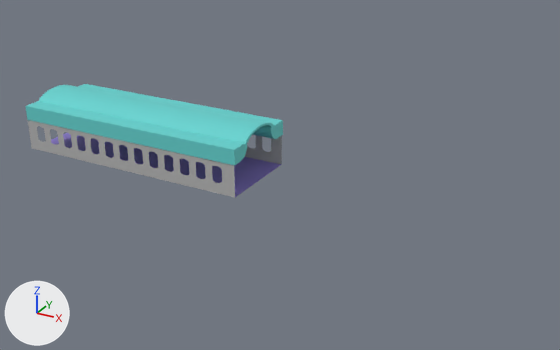
Renders of the OBJ model Assets/plane.obj from each side of a commit.
Both versions are drawn from a camera (50 mm lens) standing at (37.3, -46.5, 24.1) and looking at (11.6, 0.3, 0.7). The lights are fixed; the arrows at lower left show +X, +Y and +Z. Where no turn or scale is listed for an object, it has been applied to the vertices.

Names of what the first picture shows: 'Cylinder.001_Cylinder.002', 'Cylinder.002_Cylinder.003', 'Cylinder_Cylinder.001', 'Plane', 'Plane.001', 'Plane.002_Plane.003'.
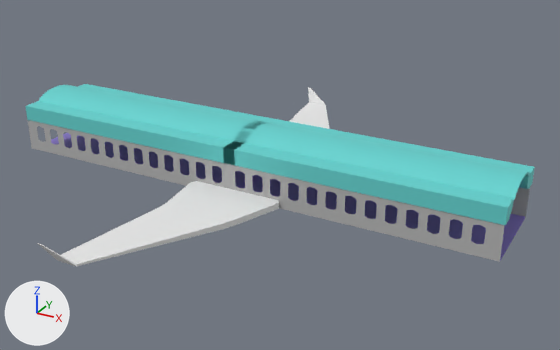
What differs and where, as boxes [x1, y1, x2, y2] in the pictures (560 x 350 px):
'Roof_2_Cylinder.005', added (cyan)
    after: [234, 121, 530, 200]
'Cabin_Luggage_4_Cylinder.007', added (cyan)
    after: [223, 141, 514, 225]
'Wing_Left.001_Cube.010', added
    after: [37, 181, 279, 266]
'Wall_4_Plane.005', added
    after: [224, 163, 505, 262]
'Roof_2.001_Plane.006', added (blue)
    after: [253, 179, 525, 261]
'Cabin_Luggage_3_Cylinder.006', added (cyan)
    after: [278, 120, 535, 189]
'Wing_Left_Cube.009', added
    after: [289, 87, 330, 129]
'Wall_3_Plane.004', added
    after: [511, 188, 530, 217]

What changed in the scene script:
```text
Add mat_none:
    mat_none = principled_material('None')
    mat_none.base_color = (0.8, 0.8, 0.8)  # white #e7e7e7
    mat_none.roughness = 1.0
Add me_wing_left_cube_009:
    me_wing_left_cube_009.from_pydata(...)  # 40 vertices, 42 faces; spans x 5.11..13.81, y 3.49..17.77, z 0.14..1.78
    me_wing_left_cube_009.materials.append(mat_none)  # white #e7e7e7
Add me_wing_left_001_cube_010:
    me_wing_left_001_cube_010.from_pydata(...)  # 40 vertices, 42 faces; spans x 5.11..13.81, y -17.77..-3.5, z 0.14..1.78
    me_wing_left_001_cube_010.materials.append(mat_none)  # white #e7e7e7
Add me_wall_4_plane_005:
    me_wall_4_plane_005.from_pydata(...)  # 243 vertices, 2 faces; spans x 9.1..29.1, y -3.5, z 0.0..3.0
    me_wall_4_plane_005.materials.append(mat_material_001)  # grey #b4b4b4
Add me_wall_3_plane_004:
    me_wall_3_plane_004.from_pydata(...)  # 243 vertices, 2 faces; spans x 9.1..29.1, y 3.5, z 0.0..3.0
    me_wall_3_plane_004.materials.append(mat_material_001)  # grey #b4b4b4
Add me_roof_2_cylinder_005:
    me_roof_2_cylinder_005.from_pydata(...)  # 66 vertices, 37 faces; spans x 9.2..29.2, y -2.2..2.2, z 3.4..4.4
    me_roof_2_cylinder_005.materials.append(mat_material_003)  # cyan #64d1cf
Add me_roof_2_001_plane_006:
    me_roof_2_001_plane_006.from_pydata([(9.1, -3.5, 0.0), (29.1, -3.5, 0.0), (9.1, 3.5, 0.0), (29.1, 3.5, 0.0)], [], [(0, 1, 3, 2)])
    me_roof_2_001_plane_006.materials.append(mat_material_002)  # blue #8e7cd1
Add me_cabin_luggage_4_cylinder_007:
    me_cabin_luggage_4_cylinder_007.from_pydata(...)  # 41 vertices, 23 faces, 5 loose edges; spans x 9.1..29.2, y -3.5..-1.7, z 2.5..3.7
    me_cabin_luggage_4_cylinder_007.materials.append(mat_material_003)  # cyan #64d1cf
Add me_cabin_luggage_3_cylinder_006:
    me_cabin_luggage_3_cylinder_006.from_pydata(...)  # 41 vertices, 23 faces, 5 loose edges; spans x 9.2..29.2, y 1.7..3.5, z 2.5..3.7
    me_cabin_luggage_3_cylinder_006.materials.append(mat_material_003)  # cyan #64d1cf
Add ob_wing_left_cube_009:
    ob_wing_left_cube_009 = bpy.data.objects.new('Wing_Left_Cube.009', me_wing_left_cube_009)
    ob_wing_left_cube_009.location = (0.0, 0.0, 0.0)
Add ob_wing_left_001_cube_010:
    ob_wing_left_001_cube_010 = bpy.data.objects.new('Wing_Left.001_Cube.010', me_wing_left_001_cube_010)
    ob_wing_left_001_cube_010.location = (0.0, 0.0, 0.0)
Add ob_wall_4_plane_005:
    ob_wall_4_plane_005 = bpy.data.objects.new('Wall_4_Plane.005', me_wall_4_plane_005)
    ob_wall_4_plane_005.location = (0.0, 0.0, 0.0)
Add ob_wall_3_plane_004:
    ob_wall_3_plane_004 = bpy.data.objects.new('Wall_3_Plane.004', me_wall_3_plane_004)
    ob_wall_3_plane_004.location = (0.0, 0.0, 0.0)
Add ob_roof_2_cylinder_005:
    ob_roof_2_cylinder_005 = bpy.data.objects.new('Roof_2_Cylinder.005', me_roof_2_cylinder_005)
    ob_roof_2_cylinder_005.location = (0.0, 0.0, 0.0)
Add ob_roof_2_001_plane_006:
    ob_roof_2_001_plane_006 = bpy.data.objects.new('Roof_2.001_Plane.006', me_roof_2_001_plane_006)
    ob_roof_2_001_plane_006.location = (0.0, 0.0, 0.0)
Add ob_cabin_luggage_4_cylinder_007:
    ob_cabin_luggage_4_cylinder_007 = bpy.data.objects.new('Cabin_Luggage_4_Cylinder.007', me_cabin_luggage_4_cylinder_007)
    ob_cabin_luggage_4_cylinder_007.location = (0.0, 0.0, 0.0)
Add ob_cabin_luggage_3_cylinder_006:
    ob_cabin_luggage_3_cylinder_006 = bpy.data.objects.new('Cabin_Luggage_3_Cylinder.006', me_cabin_luggage_3_cylinder_006)
    ob_cabin_luggage_3_cylinder_006.location = (0.0, 0.0, 0.0)
```
